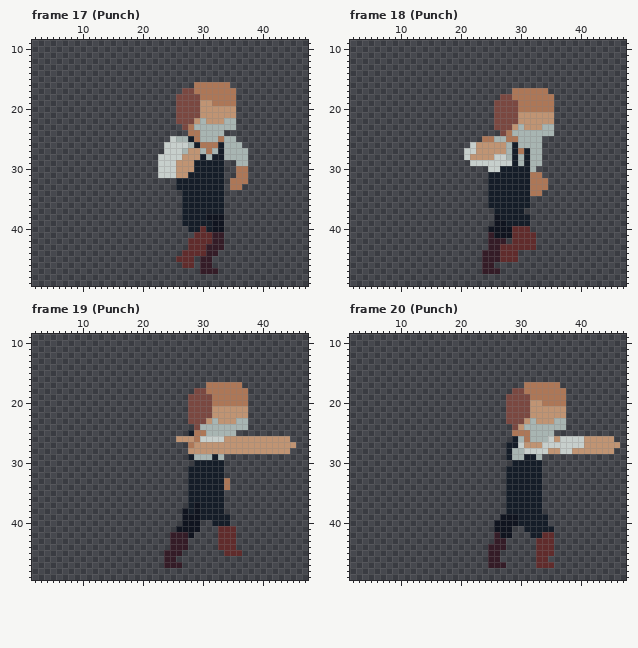
File history of a pixel-art file, MagaraJam5/Assets/Sprites/Npc/Blacksmith/Blacksmith.aseprite. The picture above is the old version.
64x64 pixels, 35 frames. Shown: frame 17 (Punch): x 2..47, y 9..49; frame 18 (Punch): x 2..47, y 9..49; frame 19 (Punch): x 2..47, y 9..49; frame 20 (Punch): x 2..47, y 9..49. The commit also changed other frames, which this record leaves out.
The same view after the edit:
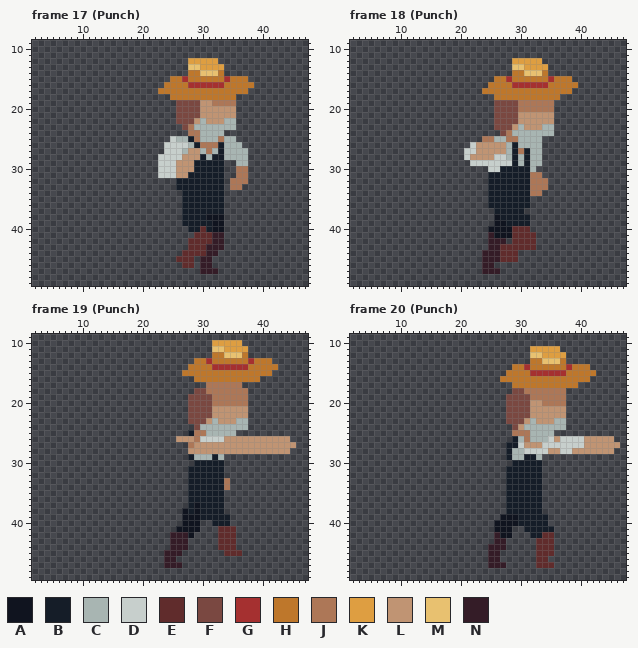
Palette (. is transparent): A #10141f  B #151d28  C #a8b5b2  D #c7cfcc  E #602c2c  F #7a4841  G #a53030  H #be772b  J #ad7757  K #de9e41  L #c09473  M #e8c170  N #341c27
From old to new:
layer "Layer 10" now shown
--- frame 17 (Punch), layer "Layer 10"
@@ x 21..40 @@
 11 ....................
-12 ....................
-13 ....................
-14 ....................
-15 ....................
-16 ........JJJJJJ......
-17 ......FFJJJJJJJ.....
-18 .....FFFFJJJJJJ.....
+12 .......KKKKK........
+13 .......MMKKKK.......
+14 .......HHMMMH.......
+15 ....HHGHHHHHHGHHH...
+16 ...HHHHGGGGGGHHHHH..
+17 ..HHHHHHHHHHHHHHH...
+18 ....HHHHHHHHHHH.....
 19 .....FFFFLLJJJJ.....
--- frame 18 (Punch), layer "Layer 10"
@@ x 22..41 @@
 11 ....................
-12 ....................
-13 ....................
-14 ....................
-15 ....................
-16 ....................
-17 .......JJJJJJ.......
-18 .....FFJJJJJJJ......
+12 .......KKKKK........
+13 .......MMKKKK.......
+14 .......HHMMMH.......
+15 ....HHGHHHHHHGHHH...
+16 ...HHHHGGGGGGHHHHH..
+17 ..HHHHHHHHHHHHHHH...
+18 ....HHHHHHHHHHH.....
 19 ....FFFFJJJJJJ......
--- frame 19 (Punch), layer "Layer 10"
@@ x 25..44 @@
  9 ....................
-10 ....................
-11 ....................
-12 ....................
-13 ....................
-14 ....................
-15 ....................
-16 ....................
+10 .......KKKKK........
+11 .......MMKKKK.......
+12 .......HHMMMH.......
+13 ....HHGHHHHHHGHHH...
+14 ...HHHHGGGGGGHHHHH..
+15 ..HHHHHHHHHHHHHHH...
+16 ....HHHHHHHHHHH.....
 17 ......JJJJJJ........
--- frame 20 (Punch), layer "Layer 10"
@@ x 25..44 @@
 10 ....................
-11 ....................
-12 ....................
-13 ....................
-14 ....................
-15 ....................
-16 ....................
-17 ......JJJJJJ........
+11 .......KKKKK........
+12 .......MMKKKK.......
+13 .......HHMMMH.......
+14 ....HHGHHHHHHGHHH...
+15 ...HHHHGGGGGGHHHHH..
+16 ..HHHHHHHHHHHHHHH...
+17 ....HHHHHHHHHHH.....
 18 ....FFJJJJJJJ.......
Boxes around the changes in both pictures, in picture pixels (x1, y1, x2, y2):
changed: (158, 58, 254, 100)
changed: (482, 58, 578, 100)
added: (182, 340, 278, 382)
changed: (500, 346, 596, 388)
